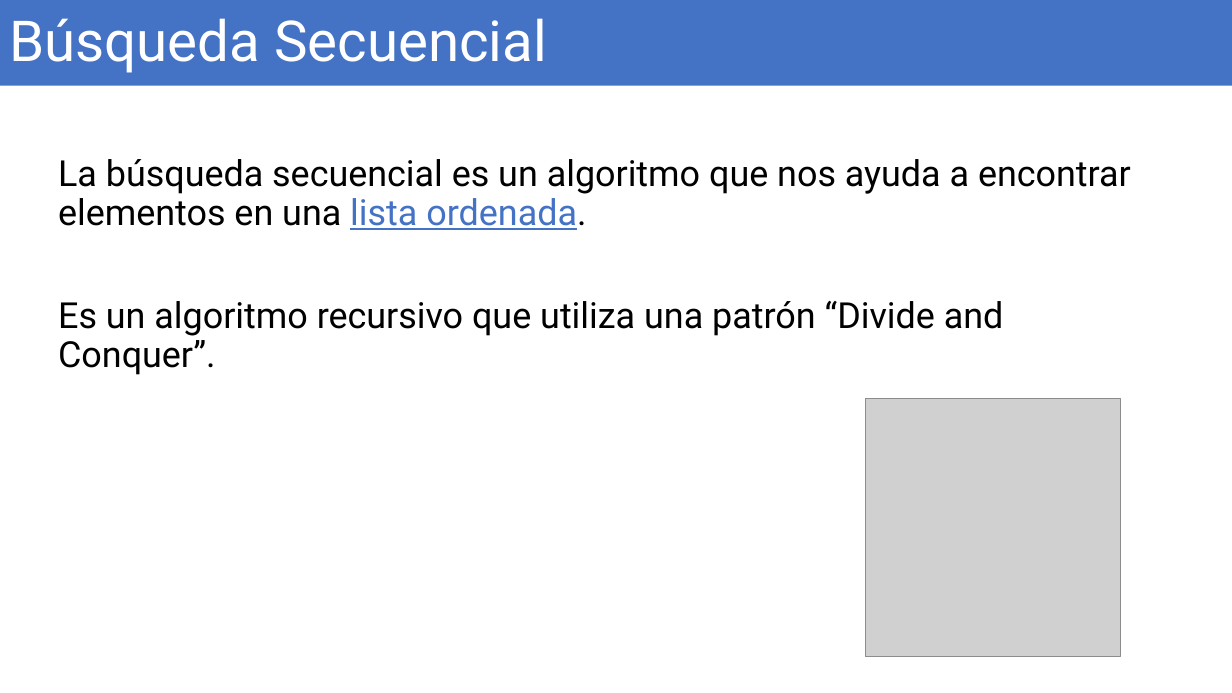
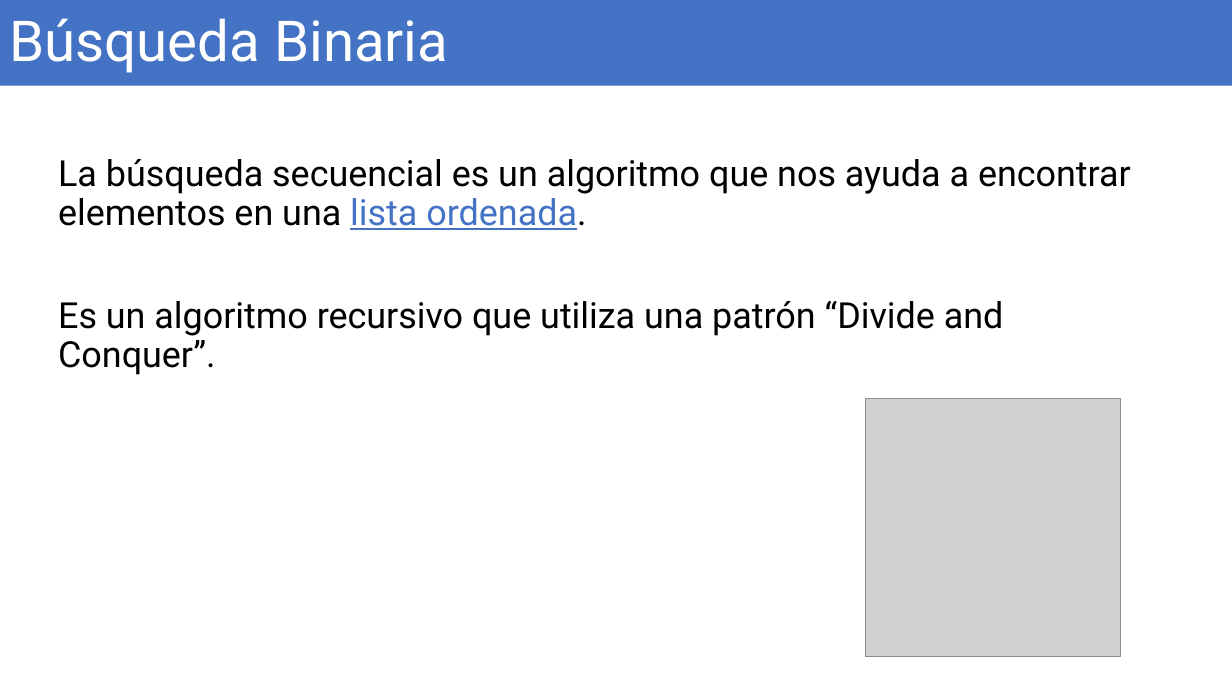
Before and after one commit to OMardil/INFO2, a slide deck: slide 4 of MOD08_Recursion/01 Presentacion/INFO2_MOD08_2-Busqueda_Binaria.pptx. Drawn at 1232x693 pixels with LibreOffice and Linux fonts; fonts in the diff are those of the drawing; grey boxes stand for pictures. Boxes give left, top, right and bottom in pixels: in the first picture for what was removed or moved away, otherwise in the second. Text is boxed around its words. In the diff, an @@ line names an element or a change of style, - is before the commit and + after.

```diff
--- a/MOD08_Recursion/01 Presentacion/INFO2_MOD08_2-Busqueda_Binaria.pptx
+++ b/MOD08_Recursion/01 Presentacion/INFO2_MOD08_2-Busqueda_Binaria.pptx
@@ title at box(9, 18, 448, 73): text changed @@
-Búsqueda Secuencial
+Búsqueda Binaria
```
Also in this commit, not shown: 5 slides removed, 2 other files.
